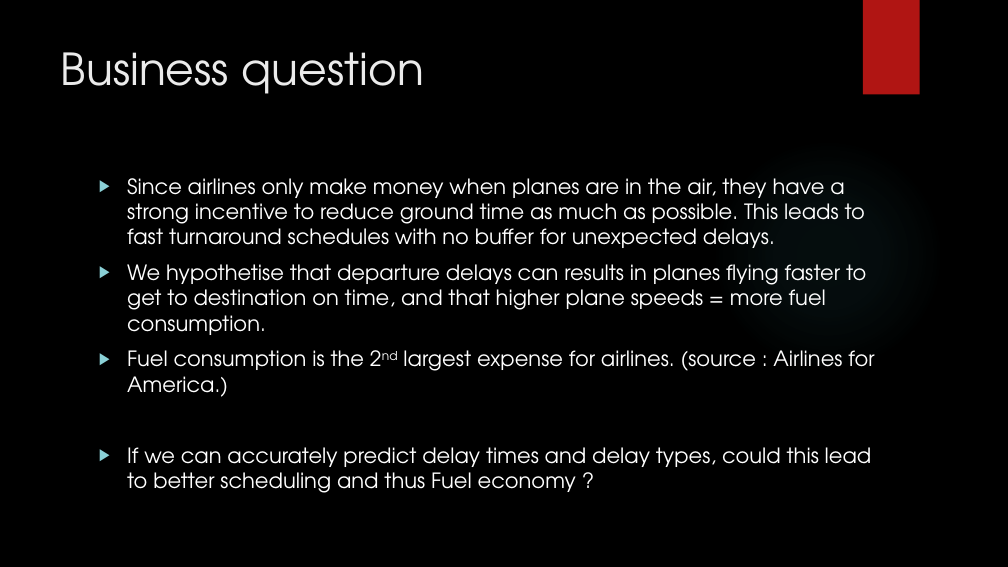
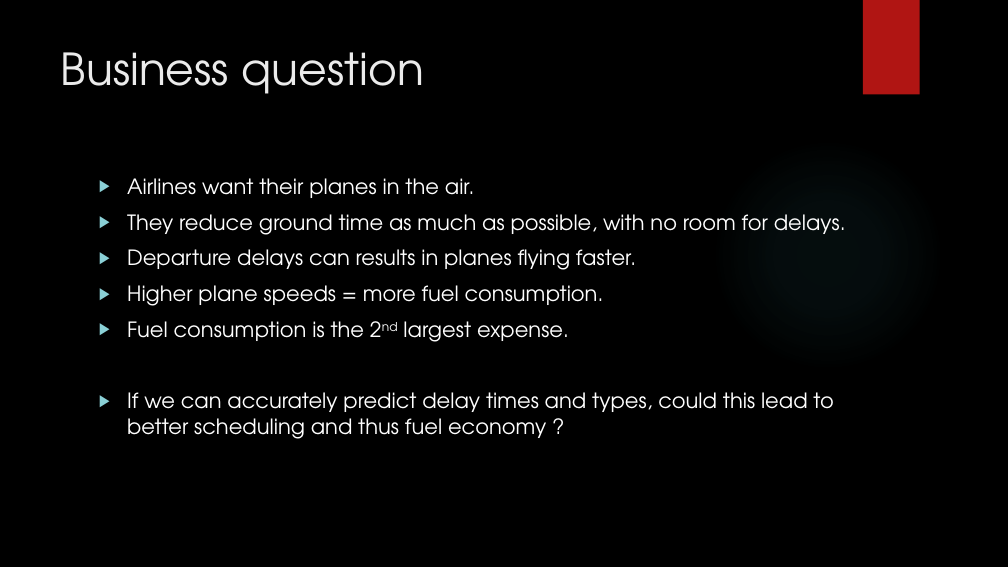
Before and after one commit to kyletsang0/flight-delay-predictor, a slide deck: slide 3 of midterm_presentation.ppsx. Drawn at 1008x567 pixels with LibreOffice and Linux fonts; fonts in the diff are those of the drawing; background and template pictures are left out. Boxes give left, top, right and bottom in pixels: in the first picture for what was removed or moved away, otherwise in the second. Text is boxed around its words. In the diff, an @@ line names an element or a change of style, - is before the commit and + after.

Commit message:
Final slides

```diff
--- a/midterm_presentation.ppsx
+++ b/midterm_presentation.ppsx
@@ text at bbox=[127, 178, 846, 439]: text changed @@
-▶ Since airlines only make money when planes are in the air, they have a strong incentive to reduce ground time as much as possible. This leads to fast turnaround schedules with no buffer for unexpected delays.
-▶ We hypothetise that departure delays can results in planes flying faster to get to destination on time, and that higher plane speeds = more fuel consumption.
-▶ Fuel consumption is the 2nd largest expense for airlines. (source : Airlines for America.)
-▶ If we can accurately predict delay times and delay types, could this lead to better scheduling and thus Fuel economy ?
+▶ Airlines want their planes in the air.
+▶ They reduce ground time as much as possible, with no room for delays.
+▶ Departure delays can results in planes flying faster.
+▶ Higher plane speeds = more fuel consumption.
+▶ Fuel consumption is the 2nd largest expense.
+▶ If we can accurately predict delay times and types, could this lead to better scheduling and thus fuel economy ?
```
Also in this commit, not shown: 5 other slides changed, 2 slides added.
